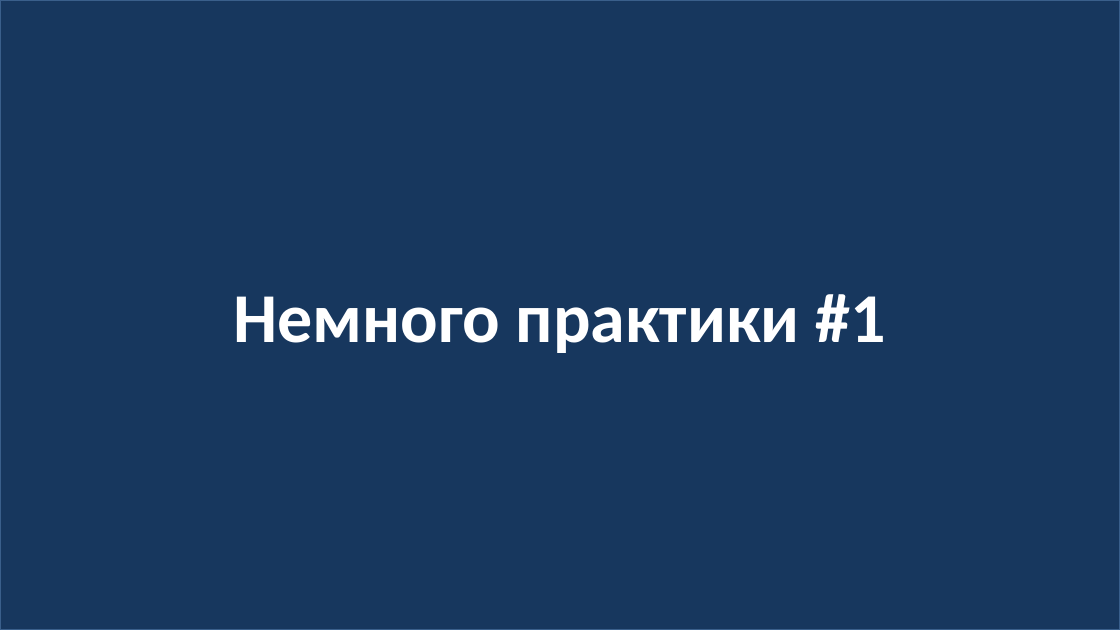
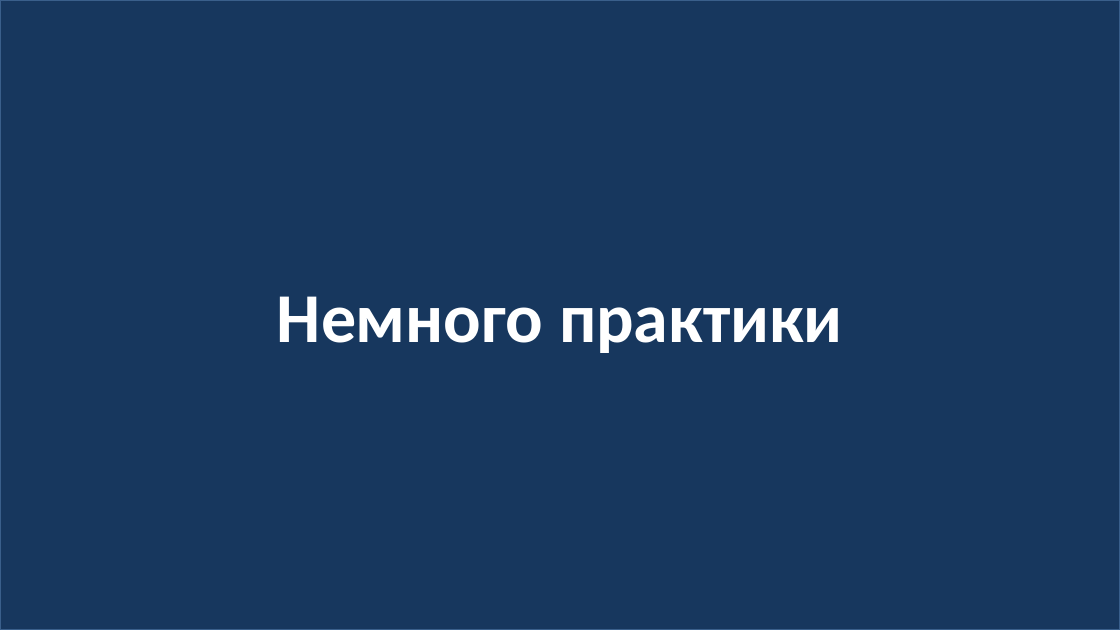
Before and after one commit to js-12-ort-dnipro/lesson10, a slide deck: slide 6 of lesson10.pptx. Drawn at 1120x630 pixels with LibreOffice and Linux fonts; fonts in the diff are those of the drawing. Boxes give left, top, right and bottom in pixels: in the first picture for what was removed or moved away, otherwise in the second. Text is boxed around its words. In the diff, an @@ line names an element or a change of style, - is before the commit and + after.

```diff
--- a/lesson10.pptx
+++ b/lesson10.pptx
@@ text in rectangle at (277,296,843,353): text changed @@
-Немного практики #1
+Немного практики
```
Also in this commit, not shown: 2 slides removed, 37 other files.
